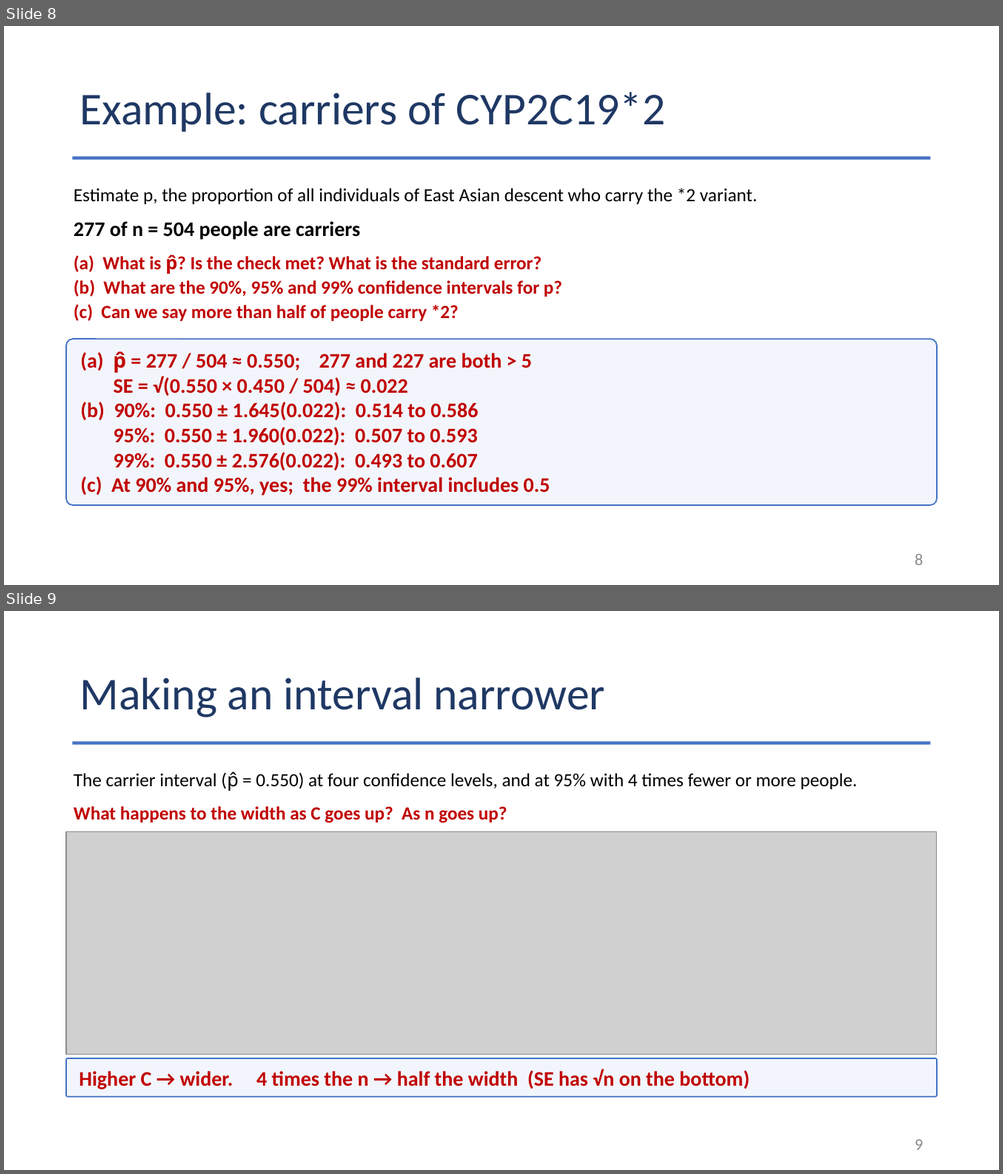
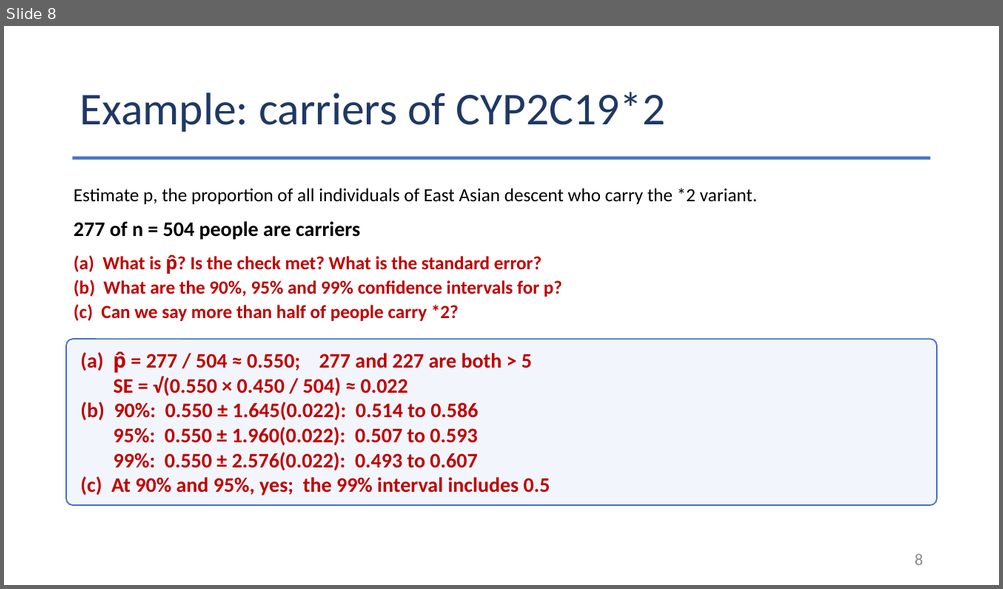
Before and after one commit to Jarred6068/UI_STAT251-03_Spring_2024, a slide deck: docs/lecture_slides/Week 9/2026/Week9_Lecture20_Slides_10_21_2026.pptx. Shown one above the other, each under a label of ours: slides 8 and 9 before the commit, slide 8 after it. The pictures are 1003x1174 and 1003x589 pixels, drawn with LibreOffice and Linux fonts; fonts in the diff are those of the drawing; grey boxes stand for pictures. Boxes give left, top, right and bottom in pixels: in the first picture for what was removed or moved away, otherwise in the second. Text is boxed around its words. In the diff, an @@ line names an element or a change of style, - is before the commit and + after.

```diff
--- a/docs/lecture_slides/Week 9/2026/Week9_Lecture20_Slides_10_21_2026.pptx
+++ b/docs/lecture_slides/Week 9/2026/Week9_Lecture20_Slides_10_21_2026.pptx
@@ slide 9 removed at [4, 611, 999, 1170], background #FFFFFF @@
@@ title removed at [79, 678, 606, 718] @@
-Making an interval narrower
@@ rectangle removed at [73, 741, 930, 744] @@
@@ text removed at [74, 772, 857, 791] @@
-The carrier interval (p̂ = 0.550) at four confidence levels, and at 95% with 4 times fewer or more people.
@@ text removed at [74, 806, 507, 823] @@
-What happens to the width as C goes up? As n goes up?
@@ picture removed at [66, 832, 936, 1055] @@
@@ rounded rectangle removed at [66, 1059, 936, 1096] @@
-Higher C → wider. 4 times the n → half the width (SE has √n on the bottom)
@@ page number removed at [914, 1139, 922, 1150] @@
-9
```
Also in this commit, not shown: 1 slide changed, 11 other slides removed, 38 other files.
